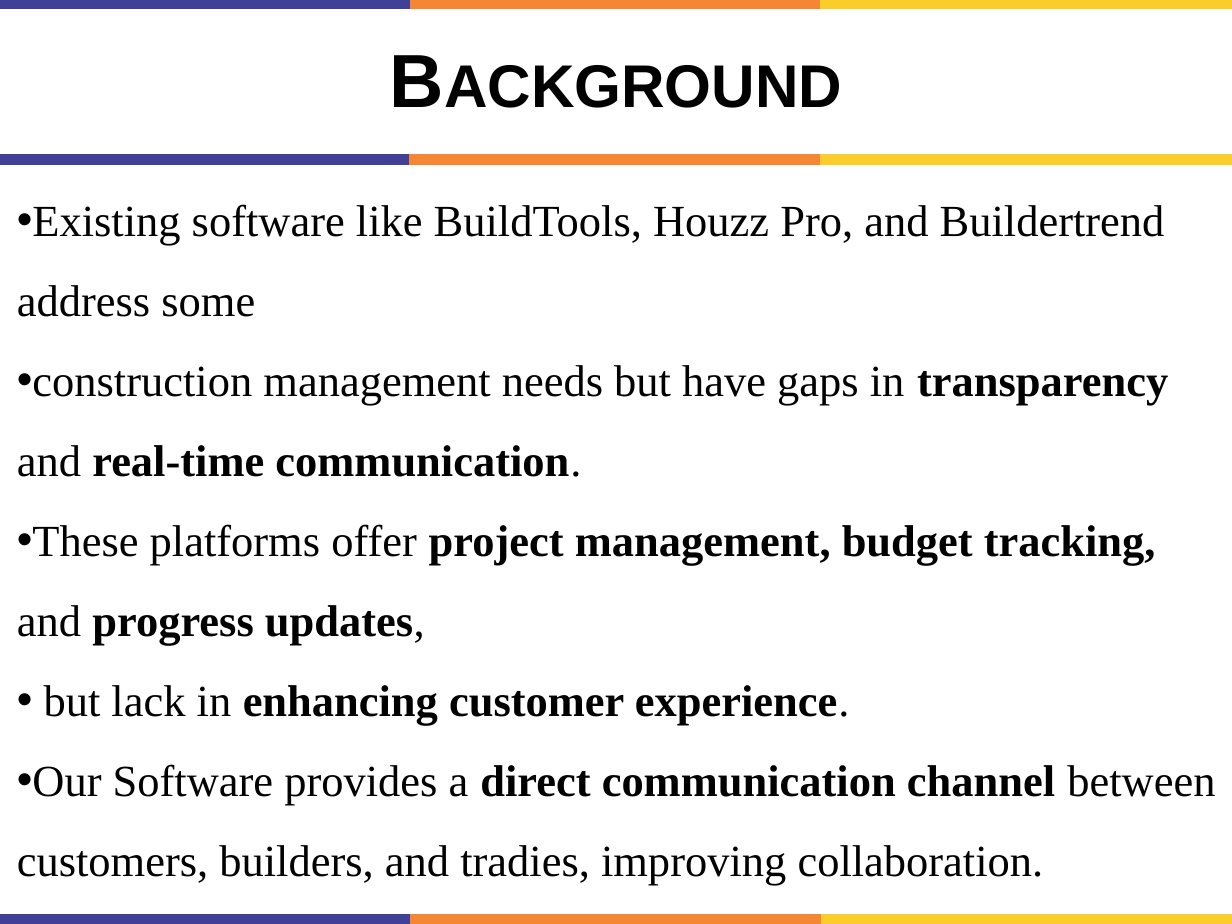
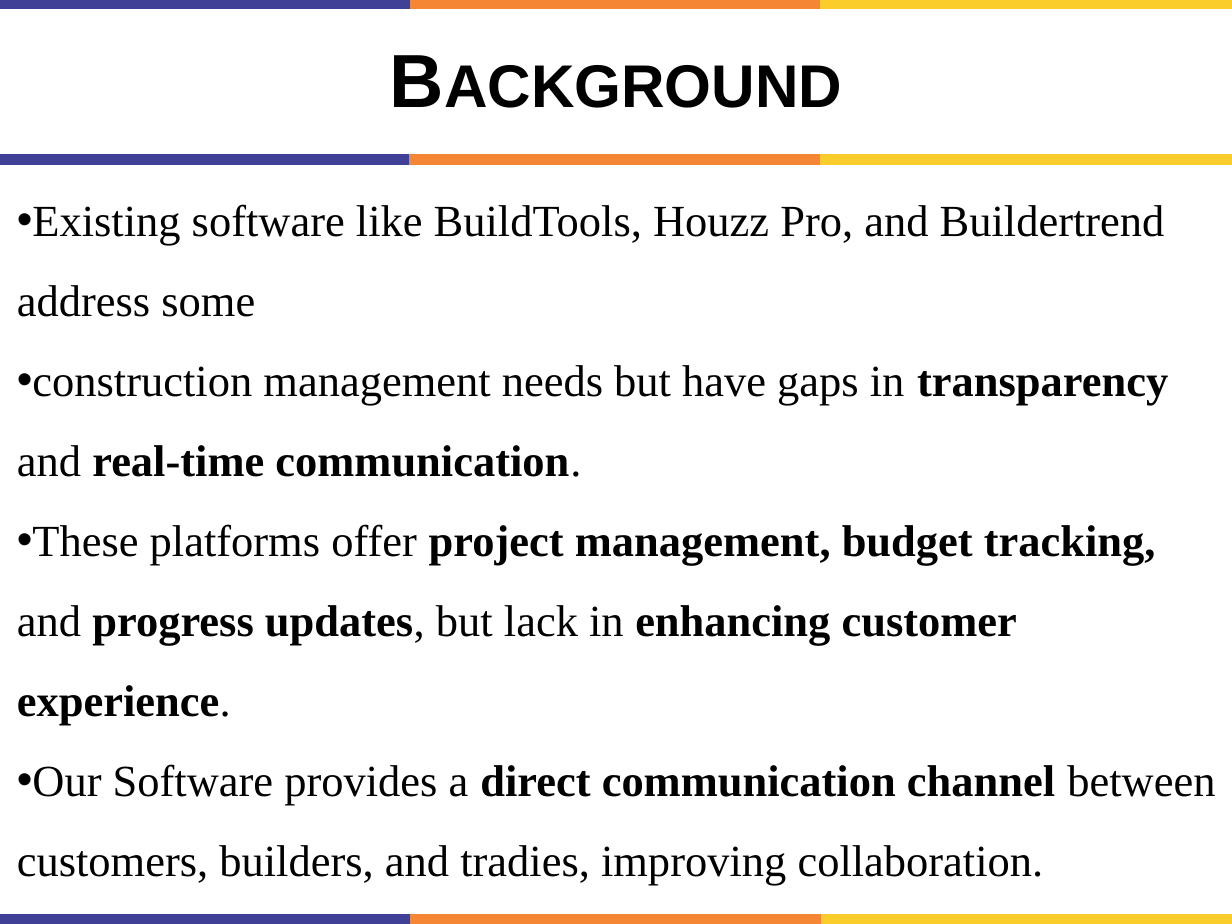
Before and after one commit to engineershoaibakhter/University-Courses, a slide deck: slide 5 of My 7th Semester/FYP/FYP PPT.pptx. Drawn at 1232x924 pixels with LibreOffice and Linux fonts; fonts in the diff are those of the drawing. Boxes give left, top, right and bottom in pixels: in the first picture for what was removed or moved away, otherwise in the second. Text is boxed around its words. In the diff, an @@ line names an element or a change of style, - is before the commit and + after.

```diff
--- a/My 7th Semester/FYP/FYP PPT.pptx
+++ b/My 7th Semester/FYP/FYP PPT.pptx
@@ text at <box>17,524,1156,725</box>: text changed @@
-• These platforms offer project management, budget tracking, and progress updates,
-• but lack in enhancing customer experience.
+• These platforms offer project management, budget tracking, and progress updates, but lack in enhancing customer experience.
```
Also in this commit, not shown: 4 other slides changed, 2 slides added, 3 slides removed, 1 other file.
